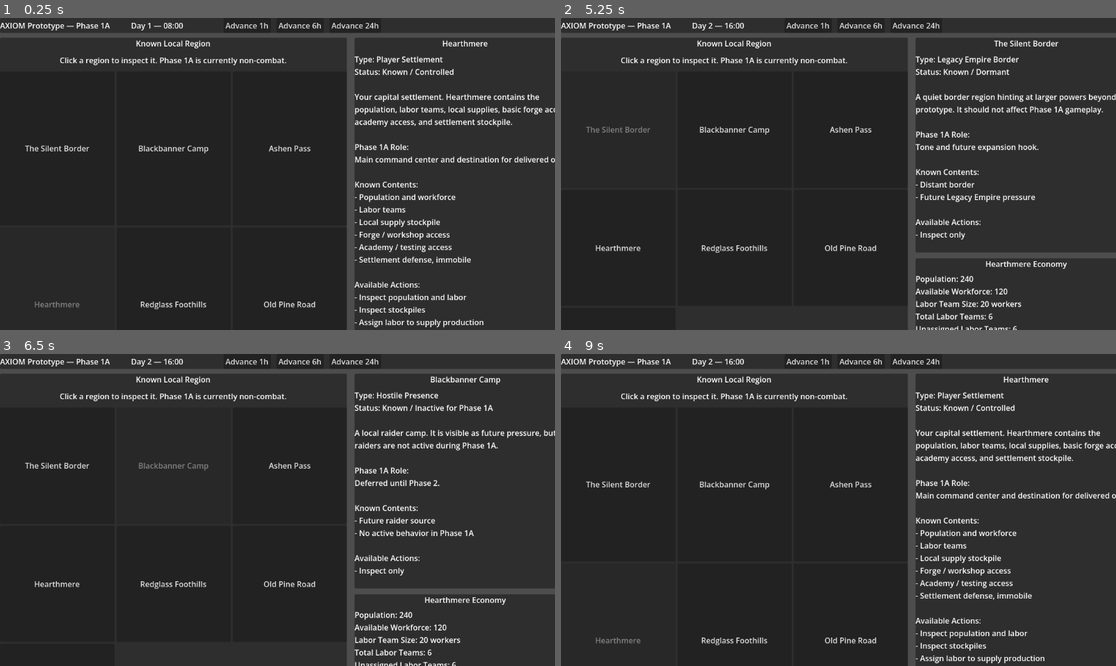
Above: before the commit, frames 1-4 (two rows, left to right).
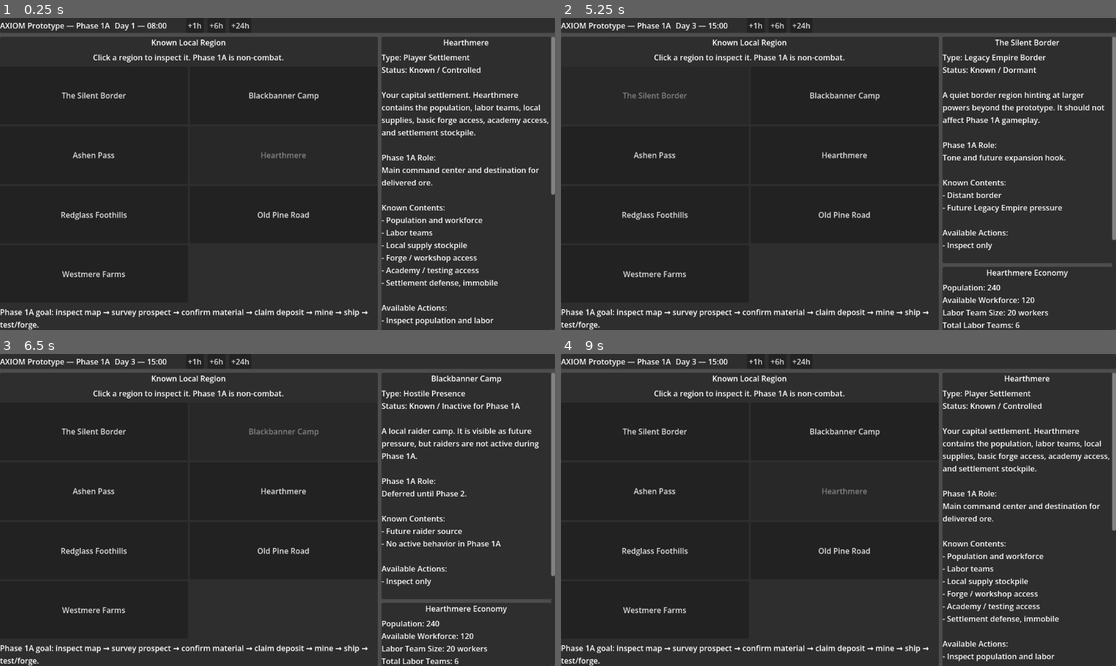
Above: after the commit, the same moments.

Repository: r3xj/axiom-prototype
Game: Godot game, scene res://scenes/Main.tscn
Two runs of this game, one before a commit and one after it. Both use one fixed random seed, a clock stepped at 60 frames per second and the inputs below.
Inputs (mouse positions are in pixels of both pictures, inside the frame that each line leads up to):
- Up to frame 1 (0.25 s): no input
- Up to frame 2 (5.25 s): click (810, 24) at 0.5 s, where only the run before the commit has a clickable "Advance 1h"; click (755, 24) at 1.25 s, where only the run after the commit has a clickable "+1h"; click (860, 24) at 2 s, where only the run before the commit has a clickable "Advance 6h"; click (777, 24) at 2.75 s, where only the run after the commit has a clickable "+6h"; click (916, 24) at 3.5 s, where only the run before the commit has a clickable "Advance 24h"; click (799, 24) at 4.25 s, where only the run after the commit has a clickable "+24h"; click "The Silent Border" at 5 s
- Up to frame 3 (6.5 s): click "Blackbanner Camp" at 5.75 s
- Up to frame 4 (9 s): click "The Silent Border" at 6.5 s; click "Ashen Pass" at 7.25 s; click "The Silent Border" at 8 s; click "Hearthmere" at 8.75 s

The runs differ from the first frame. In frame 1, 11% of the frame differs, in the area x 0-100%, y 1-100%; in frame 2, 12%; in frame 3, 12%; in frame 4, 11%.

Commit message:
Fix prototype layout overflow

Diff:
--- a/scenes/Main.gd
+++ b/scenes/Main.gd
@@ -20,11 +20,10 @@
 
 var supply_production_labor_teams: int = 0
 
-var selected_region_label: Label
 var time_label: Label
-var economy_body: Label
 var info_title: Label
 var info_body: Label
+var economy_body: Label
 var supply_minus_button: Button
 var supply_plus_button: Button
 
@@ -177,58 +176,72 @@
 	var root_layout := VBoxContainer.new()
 	root_layout.name = "RootLayout"
 	root_layout.set_anchors_preset(Control.PRESET_FULL_RECT)
-	root_layout.add_theme_constant_override("separation", 10)
+	root_layout.add_theme_constant_override("separation", 8)
 	add_child(root_layout)
 
+	_build_top_bar(root_layout)
+	_build_body(root_layout)
+
+
+func _build_top_bar(parent: Control) -> void:
 	var top_bar := PanelContainer.new()
 	top_bar.name = "TopBar"
-	root_layout.add_child(top_bar)
+	top_bar.size_flags_horizontal = Control.SIZE_EXPAND_FILL
+	parent.add_child(top_bar)
 
 	var top_bar_content := HBoxContainer.new()
 	top_bar_content.name = "TopBarContent"
-	top_bar_content.add_theme_constant_override("separation", 12)
+	top_bar_content.add_theme_constant_override("separation", 8)
 	top_bar.add_child(top_bar_content)
 
 	var title := Label.new()
 	title.text = "AXIOM Prototype — Phase 1A"
-	title.custom_minimum_size = Vector2(260, 0)
+	title.custom_minimum_size = Vector2(230, 0)
 	top_bar_content.add_child(title)
 
 	time_label = Label.new()
-	time_label.custom_minimum_size = Vector2(180, 0)
+	time_label.custom_minimum_size = Vector2(140, 0)
 	top_bar_content.add_child(time_label)
 
 	var advance_1h_button := Button.new()
-	advance_1h_button.text = "Advance 1h"
+	advance_1h_button.text = "+1h"
 	advance_1h_button.pressed.connect(_advance_hours.bind(1))
 	top_bar_content.add_child(advance_1h_button)
 
 	var advance_6h_button := Button.new()
-	advance_6h_button.text = "Advance 6h"
+	advance_6h_button.text = "+6h"
 	advance_6h_button.pressed.connect(_advance_hours.bind(6))
 	top_bar_content.add_child(advance_6h_button)
 
 	var advance_24h_button := Button.new()
-	advance_24h_button.text = "Advance 24h"
+	advance_24h_button.text = "+24h"
 	advance_24h_button.pressed.connect(_advance_hours.bind(24))
 	top_bar_content.add_child(advance_24h_button)
 
+
+func _build_body(parent: Control) -> void:
 	var body_layout := HBoxContainer.new()
 	body_layout.name = "BodyLayout"
+	body_layout.size_flags_horizontal = Control.SIZE_EXPAND_FILL
 	body_layout.size_flags_vertical = Control.SIZE_EXPAND_FILL
-	body_layout.add_theme_constant_override("separation", 16)
-	root_layout.add_child(body_layout)
-
+	body_layout.add_theme_constant_override("separation", 8)
+	parent.add_child(body_layout)
+
+	_build_map_panel(body_layout)
+	_build_side_panel(body_layout)
+
+
+func _build_map_panel(parent: Control) -> void:
 	var map_panel := PanelContainer.new()
 	map_panel.name = "MapPanel"
-	map_panel.custom_minimum_size = Vector2(720, 640)
+	map_panel.custom_minimum_size = Vector2(420, 0)
 	map_panel.size_flags_horizontal = Control.SIZE_EXPAND_FILL
 	map_panel.size_flags_vertical = Control.SIZE_EXPAND_FILL
-	body_layout.add_child(map_panel)
+	parent.add_child(map_panel)
 
 	var map_content := VBoxContainer.new()
 	map_content.name = "MapContent"
-	map_content.add_theme_constant_override("separation", 12)
+	map_content.add_theme_constant_override("separation", 8)
 	map_panel.add_child(map_content)
 
 	var map_title := Label.new()
@@ -237,13 +250,14 @@
 	map_content.add_child(map_title)
 
 	var subtitle := Label.new()
-	subtitle.text = "Click a region to inspect it. Phase 1A is currently non-combat."
+	subtitle.text = "Click a region to inspect it. Phase 1A is non-combat."
 	subtitle.horizontal_alignment = HORIZONTAL_ALIGNMENT_CENTER
+	subtitle.autowrap_mode = TextServer.AUTOWRAP_WORD_SMART
 	map_content.add_child(subtitle)
 
 	var map_grid := GridContainer.new()
 	map_grid.name = "RegionButtonGrid"
-	map_grid.columns = 3
+	map_grid.columns = 2
 	map_grid.size_flags_horizontal = Control.SIZE_EXPAND_FILL
 	map_grid.size_flags_vertical = Control.SIZE_EXPAND_FILL
 	map_content.add_child(map_grid)
@@ -251,7 +265,7 @@
 	for region_id in region_order:
 		var button := Button.new()
 		button.text = regions[region_id]["name"]
-		button.custom_minimum_size = Vector2(220, 84)
+		button.custom_minimum_size = Vector2(180, 64)
 		button.size_flags_horizontal = Control.SIZE_EXPAND_FILL
 		button.size_flags_vertical = Control.SIZE_EXPAND_FILL
 		button.pressed.connect(_select_region.bind(region_id))
@@ -263,21 +277,34 @@
 	note.autowrap_mode = TextServer.AUTOWRAP_WORD_SMART
 	map_content.add_child(note)
 
+
+func _build_side_panel(parent: Control) -> void:
+	var side_scroll := ScrollContainer.new()
+	side_scroll.name = "SideScroll"
+	side_scroll.custom_minimum_size = Vector2(360, 0)
+	side_scroll.size_flags_horizontal = Control.SIZE_FILL
+	side_scroll.size_flags_vertical = Control.SIZE_EXPAND_FILL
+	parent.add_child(side_scroll)
+
 	var side_panel := VBoxContainer.new()
 	side_panel.name = "SidePanel"
-	side_panel.custom_minimum_size = Vector2(460, 640)
-	side_panel.size_flags_vertical = Control.SIZE_EXPAND_FILL
-	side_panel.add_theme_constant_override("separation", 12)
-	body_layout.add_child(side_panel)
-
+	side_panel.custom_minimum_size = Vector2(340, 0)
+	side_panel.size_flags_horizontal = Control.SIZE_EXPAND_FILL
+	side_panel.add_theme_constant_override("separation", 8)
+	side_scroll.add_child(side_panel)
+
+	_build_region_info_panel(side_panel)
+	_build_economy_panel(side_panel)
+
+
+func _build_region_info_panel(parent: Control) -> void:
 	var info_panel := PanelContainer.new()
 	info_panel.name = "InfoPanel"
-	info_panel.size_flags_vertical = Control.SIZE_EXPAND_FILL
-	side_panel.add_child(info_panel)
+	parent.add_child(info_panel)
 
 	var info_content := VBoxContainer.new()
 	info_content.name = "InfoContent"
-	info_content.add_theme_constant_override("separation", 10)
+	info_content.add_theme_constant_override("separation", 8)
 	info_panel.add_child(info_content)
 
 	info_title = Label.new()
@@ -288,12 +315,13 @@
 	info_body = Label.new()
 	info_body.text = ""
 	info_body.autowrap_mode = TextServer.AUTOWRAP_WORD_SMART
-	info_body.size_flags_vertical = Control.SIZE_EXPAND_FILL
 	info_content.add_child(info_body)
 
+
+func _build_economy_panel(parent: Control) -> void:
 	var economy_panel := PanelContainer.new()
 	economy_panel.name = "EconomyPanel"
-	side_panel.add_child(economy_panel)
+	parent.add_child(economy_panel)
 
 	var economy_content := VBoxContainer.new()
 	economy_content.name = "EconomyContent"
